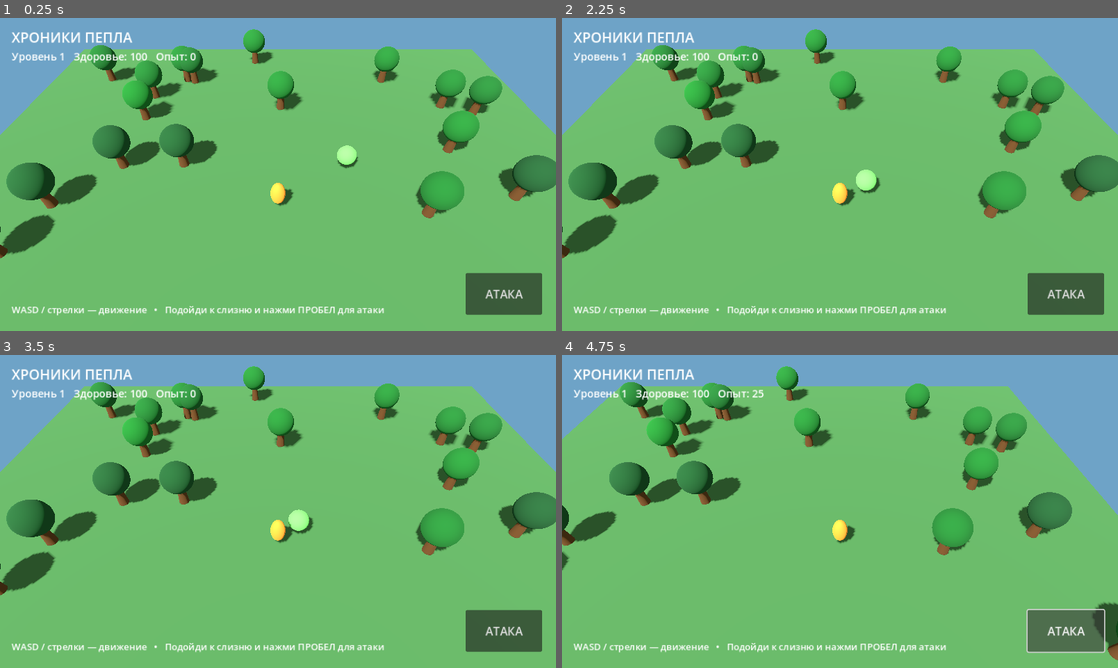
Above: before the commit, frames 1-4 (two rows, left to right).
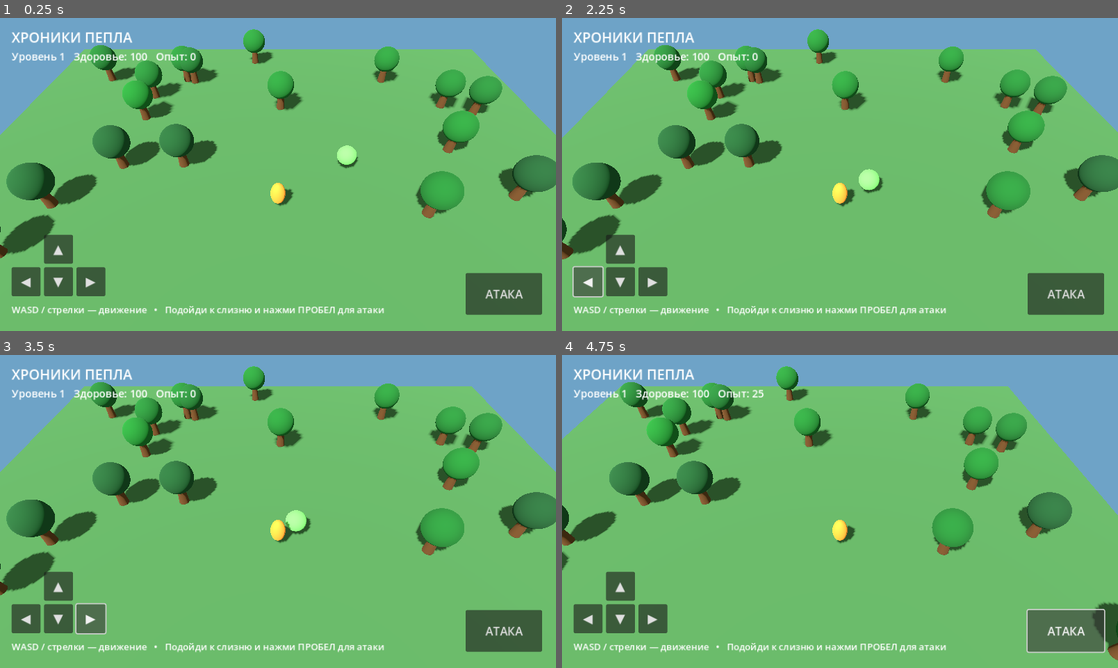
Above: after the commit, the same moments.

Repository: DarknessRus/ChroniclesOfAsh
Game: Godot game, scene res://scenes/world.tscn
Two runs of this game, one before a commit and one after it. Both use one fixed random seed, a clock stepped at 60 frames per second and the inputs below.
Inputs (mouse positions are in pixels of both pictures, inside the frame that each line leads up to):
- Up to frame 1 (0.25 s): no input
- Up to frame 2 (2.25 s): click (623, 249) at 0.5 s, where only the run after the commit has a clickable "▲"; click (623, 280) at 1.25 s, where only the run after the commit has a clickable "▼"; click (589, 280) at 2 s, where only the run after the commit has a clickable "◀"
- Up to frame 3 (3.5 s): click (88, 617) at 2.75 s, where only the run after the commit has a clickable "▶"
- Up to frame 4 (4.75 s): click "АТАКА" at 3.5 s; tap Enter (ui_accept) at 4.25, 4.52 s; hold Right (ui_right) from 4.28 s (still down)

The runs differ from the first frame. In frame 1, 2.0% of the frame differs, in the area x 2-19%, y 69-89%; in frame 2, 6.1%, in the area x 0-100%, y 3-90%; in frame 3, 2.2%; in frame 4, 2.0%.

Commit message:
Add on-screen directional controls for Android

Diff:
--- a/scenes/world.tscn
+++ b/scenes/world.tscn
@@ -88,6 +88,46 @@
 theme_override_font_sizes/font_size = 16
 text = "WASD / стрелки — движение   •   Подойди к слизню и нажми ПРОБЕЛ для атаки"
 
+[node name="UpButton" type="Button" parent="HUD"]
+anchor_top = 1.0
+anchor_bottom = 1.0
+offset_left = 76.0
+offset_top = -166.0
+offset_right = 126.0
+offset_bottom = -116.0
+theme_override_font_sizes/font_size = 22
+text = "▲"
+
+[node name="DownButton" type="Button" parent="HUD"]
+anchor_top = 1.0
+anchor_bottom = 1.0
+offset_left = 76.0
+offset_top = -110.0
+offset_right = 126.0
+offset_bottom = -60.0
+theme_override_font_sizes/font_size = 22
+text = "▼"
+
+[node name="LeftButton" type="Button" parent="HUD"]
+anchor_top = 1.0
+anchor_bottom = 1.0
+offset_left = 20.0
+offset_top = -110.0
+offset_right = 70.0
+offset_bottom = -60.0
+theme_override_font_sizes/font_size = 22
+text = "◀"
+
+[node name="RightButton" type="Button" parent="HUD"]
+anchor_top = 1.0
+anchor_bottom = 1.0
+offset_left = 132.0
+offset_top = -110.0
+offset_right = 182.0
+offset_bottom = -60.0
+theme_override_font_sizes/font_size = 22
+text = "▶"
+
 [node name="AttackButton" type="Button" parent="HUD"]
 anchor_left = 1.0
 anchor_top = 1.0
